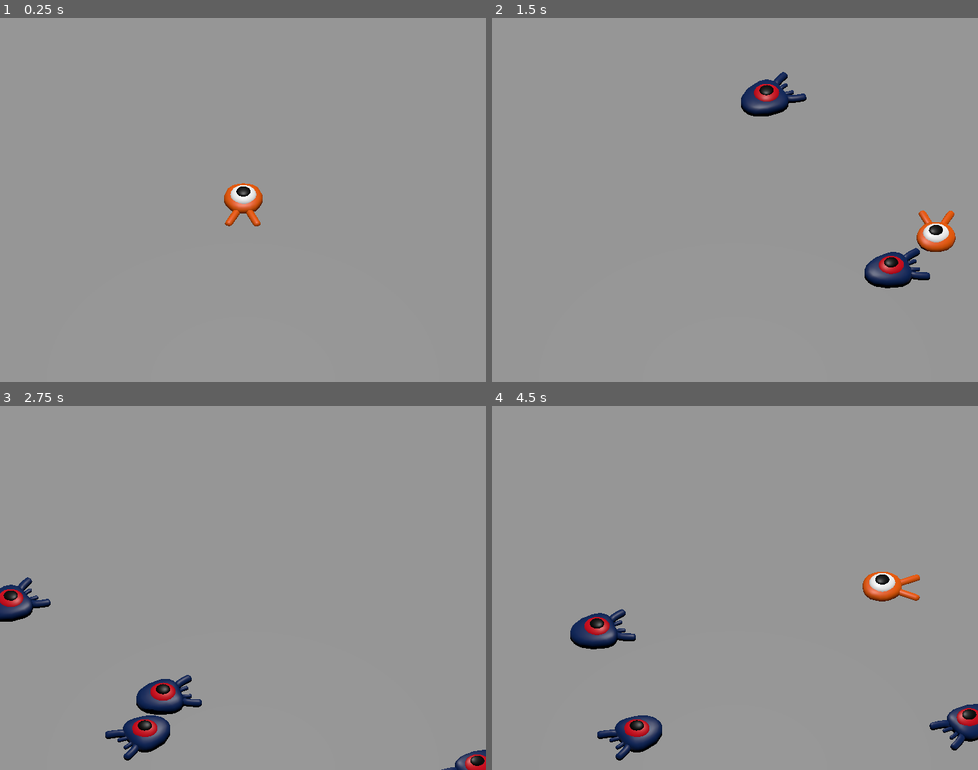
Above: before the commit, frames 1-4 (two rows, left to right).
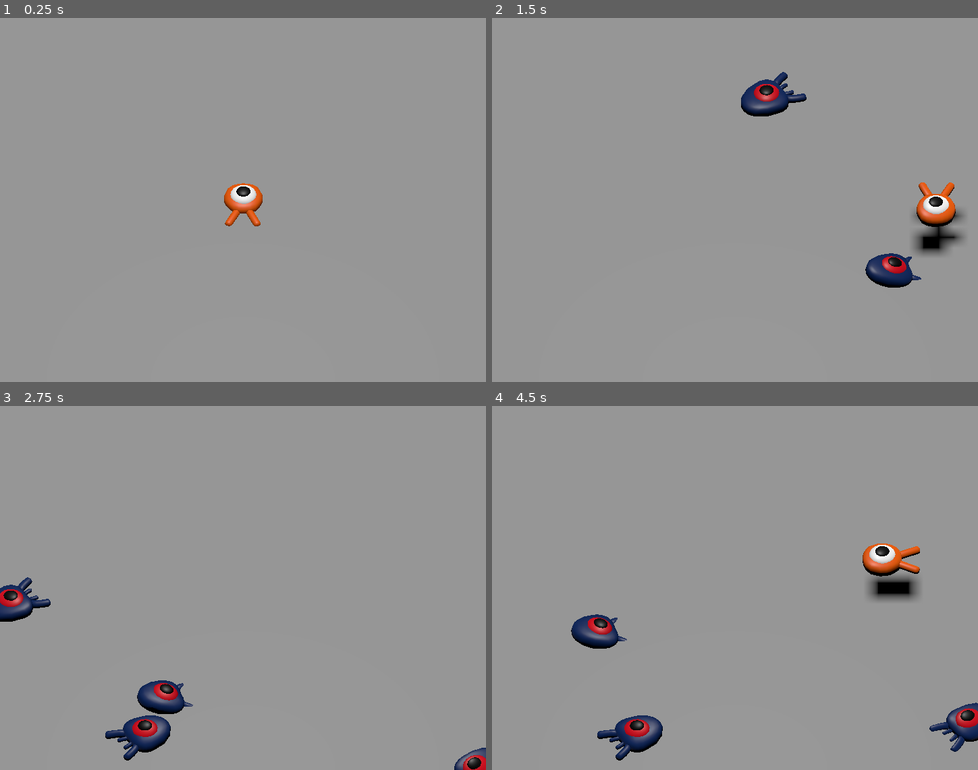
Above: after the commit, the same moments.

Repository: MuhammadUbaidQamar/First-3d-Godot-Game
Game: Godot game, scene res://Scenes/main.tscn
Two runs of this game, one before a commit and one after it. Both use one fixed random seed, a clock stepped at 60 frames per second and the inputs below.
Inputs:
- Up to frame 1 (0.25 s): no input
- Up to frame 2 (1.5 s): tap Enter at 0.5 s; hold Right (move_right) 0.53-1.28 s; tap Space (jump) at 0.6, 0.77, 1.07, 1.35 s; hold Down (move_back) from 1.28 s (still down)
- Up to frame 3 (2.75 s): tap Space (jump) at 1.52, 1.82, 2.1 s; release Down (move_back) at 2.03 s; hold Right (move_right) from 2.03 s (still down)
- Up to frame 4 (4.5 s): release Right (move_right) at 2.78 s; hold Up (move_forward) 2.78-3.53 s; tap Space (jump) at 2.85, 3.02, 3.32, 3.6, 3.77, 4.07, 4.35 s; hold Left (move_left) from 3.53 s (still down)

The runs differ from the first frame. In frame 1, less than 0.1% of the frame differs, in the area x 50-51%, y 45-47%; in frame 2, 1.9%; in frame 3, 0.7%; in frame 4, 2.3%, in the area x 16-100%, y 37-97%.

Commit message:
Jump Mechanism
Modified collision layers.
Fixed gravity code + added jump mechanism.

Diff:
--- a/Scenes/main.tscn
+++ b/Scenes/main.tscn
@@ -30,6 +30,8 @@
 
 [node name="Ground" type="StaticBody3D" parent="." unique_id=901336033]
 transform = Transform3D(1, 0, 0, 0, 1, 0, 0, 0, 1, 0, -1, 0)
+collision_layer = 4
+collision_mask = 0
 
 [node name="CollisionShape3D" type="CollisionShape3D" parent="Ground" unique_id=19430912]
 shape = SubResource("BoxShape3D_7u77a")
--- a/Scenes/mob.tscn
+++ b/Scenes/mob.tscn
@@ -7,6 +7,8 @@
 size = Vector3(2, 0.8, 1.735)
 
 [node name="Mob" type="CharacterBody3D" unique_id=1661547851]
+collision_layer = 2
+collision_mask = 2
 script = ExtResource("1_u8nqw")
 
 [node name="Pivot" type="Node3D" parent="." unique_id=1666187054]
--- a/Scenes/player.tscn
+++ b/Scenes/player.tscn
@@ -7,6 +7,7 @@
 radius = 0.8
 
 [node name="Player" type="CharacterBody3D" unique_id=1278271619]
+collision_mask = 6
 script = ExtResource("1_cvnsp")
 
 [node name="Pivot" type="Node3D" parent="." unique_id=1110192681]
--- a/Scripts/player.gd
+++ b/Scripts/player.gd
@@ -2,6 +2,8 @@
 
 @export var speed = 14
 @export var fall_acceleration = 75 # gravity
+@export var jump_impulse = 20
+
 
 var target_velocity = Vector3.ZERO
 
@@ -25,8 +27,10 @@
 	target_velocity.x = direction.x * speed
 	target_velocity.z = direction.z * speed
 
-	if not is_on_floor():
-		target_velocity.y += target_velocity.y - (fall_acceleration * delta)
+	if is_on_floor() and Input.is_action_just_pressed("jump"): # jump
+		target_velocity.y = jump_impulse
+	if not is_on_floor(): # gravity
+		target_velocity.y = target_velocity.y - (fall_acceleration * delta)
 
 	velocity = target_velocity
 	move_and_slide()
--- a/project.godot
+++ b/project.godot
@@ -60,6 +60,12 @@
 ]
 }
 
+[layer_names]
+
+3d_physics/layer_1="player"
+3d_physics/layer_2="enemies"
+3d_physics/layer_3="world"
+
 [physics]
 
 3d/physics_engine="Jolt Physics"
